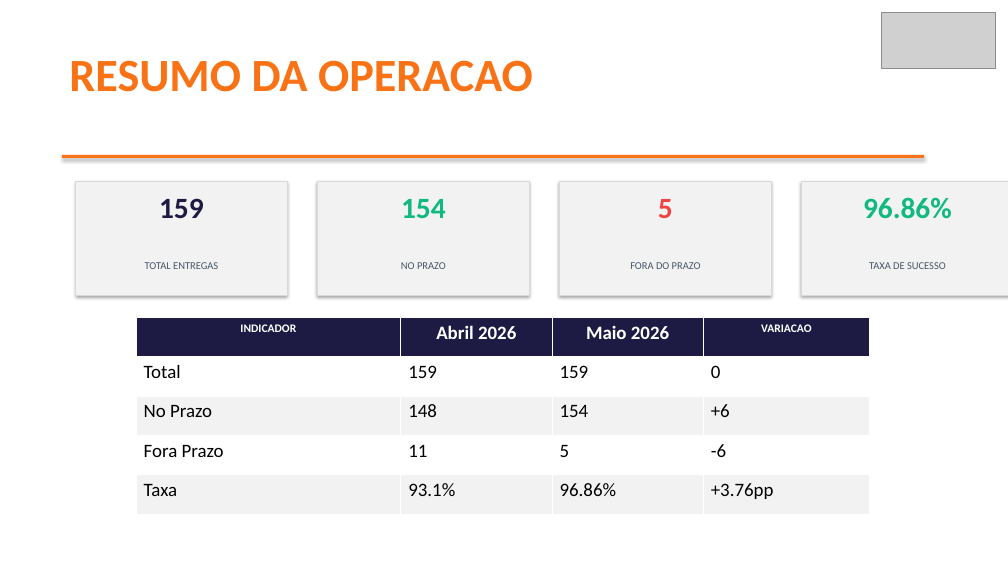
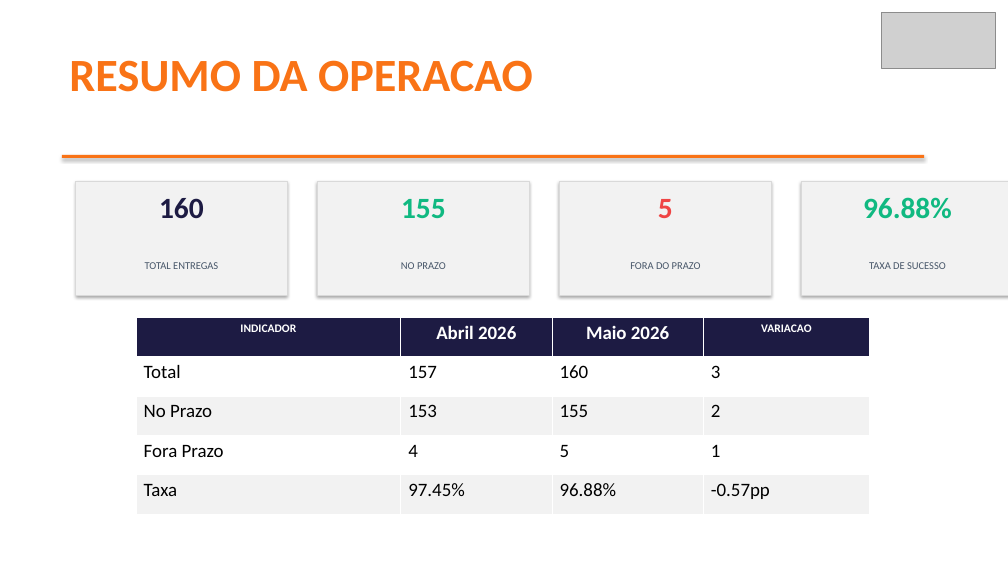
Before and after one commit to brendaelicia-sketch/PortoEX, a slide deck: slide 2 of pptx/maio_2026/PORTOEXPRESS_LOGISTICA_LTDA.pptx. Drawn at 1008x567 pixels with LibreOffice and Linux fonts; fonts in the diff are those of the drawing; grey boxes stand for pictures. Boxes give left, top, right and bottom in pixels: in the first picture for what was removed or moved away, otherwise in the second. Text is boxed around its words. In the diff, an @@ line names an element or a change of style, - is before the commit and + after.

```diff
--- a/pptx/maio_2026/PORTOEXPRESS_LOGISTICA_LTDA.pptx
+++ b/pptx/maio_2026/PORTOEXPRESS_LOGISTICA_LTDA.pptx
@@ text at (159,198,204,219): text changed @@
-159
+160
@@ text at (401,199,446,218): text changed @@
-154
+155
@@ text at (863,197,952,219): text changed @@
-96.86%
+96.88%
@@ table at (136,318,870,514) @@
-row 2: Total | 159 | 159 | 0
+row 2: Total | 157 | 160 | 3
-row 3: No Prazo | 148 | 154 | +6
+row 3: No Prazo | 153 | 155 | 2
-row 4, column 2: 11
+row 4, column 2: 4
-row 4, column 4: -6
+row 4, column 4: 1
-row 5: Taxa | 93.1% | 96.86% | +3.76pp
+row 5: Taxa | 97.45% | 96.88% | -0.57pp
```
Also in this commit, not shown: 4 other slides changed, 1 slide added, 1 slide removed.
